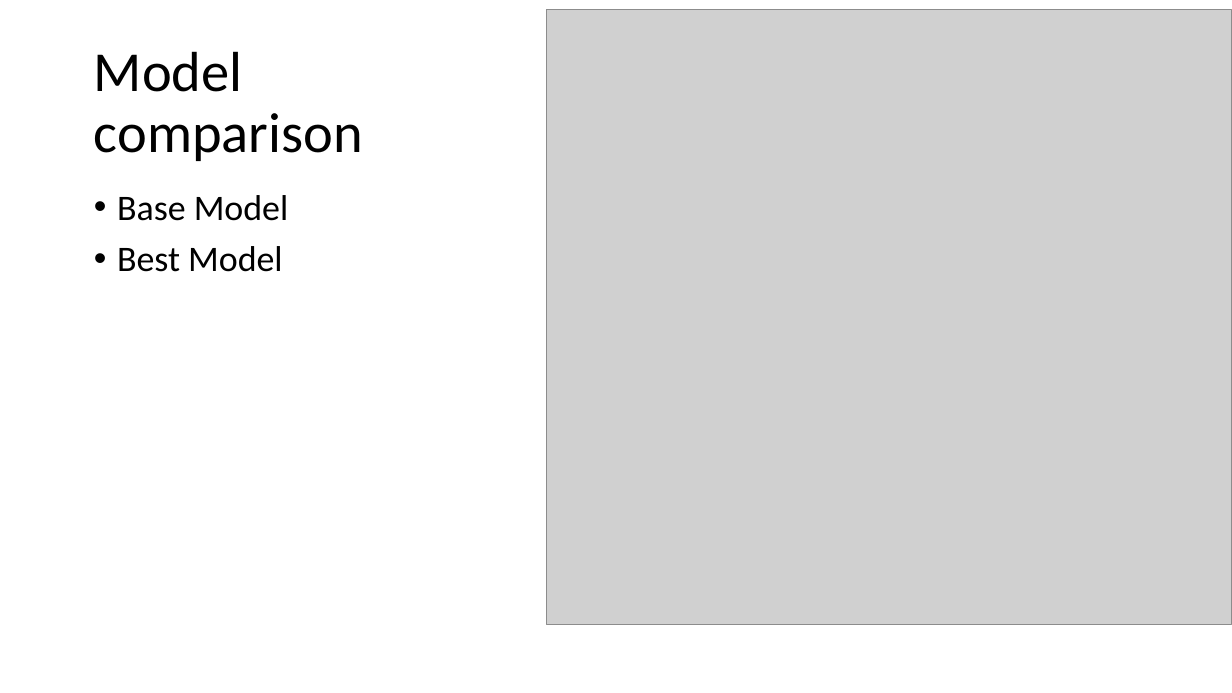
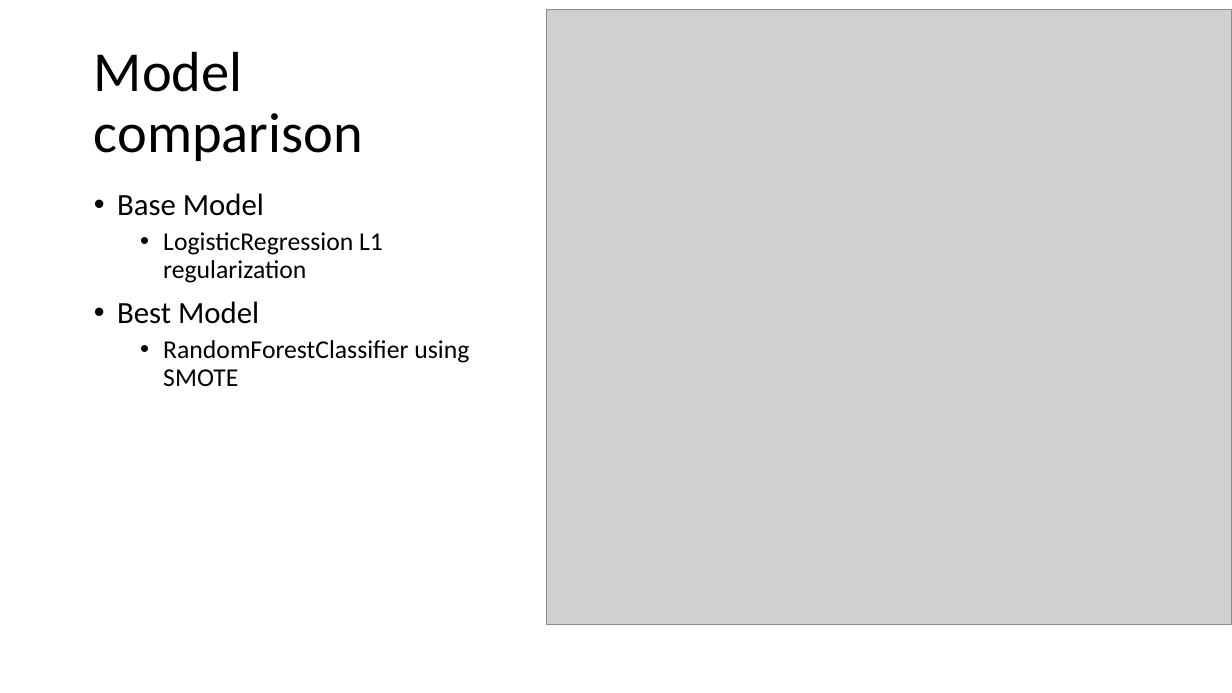
Before and after one commit to rahul7a/thyroid-classification, a slide deck: slide 17 of Reports/Classifying thyroid disease.pptx (slide 20 before the commit). Drawn at 1232x693 pixels with LibreOffice and Linux fonts; fonts in the diff are those of the drawing; grey boxes stand for pictures. Boxes give left, top, right and bottom in pixels: in the first picture for what was removed or moved away, otherwise in the second. Text is boxed around its words. In the diff, an @@ line names an element or a change of style, - is before the commit and + after.

```diff
--- a/Reports/Classifying thyroid disease.pptx
+++ b/Reports/Classifying thyroid disease.pptx
@@ text at (117,193,264,324): size 28 to 24 pt in "Base Model", "Best Model" @@
@@ text at (163,232,383,283): paragraph added @@
+  • LogisticRegression L1 regularization
@@ text at (163,340,469,386): paragraph added @@
+  • RandomForestClassifier using SMOTE
```
Also in this commit, not shown: 12 other slides changed, 2 slides added, 5 slides removed.
